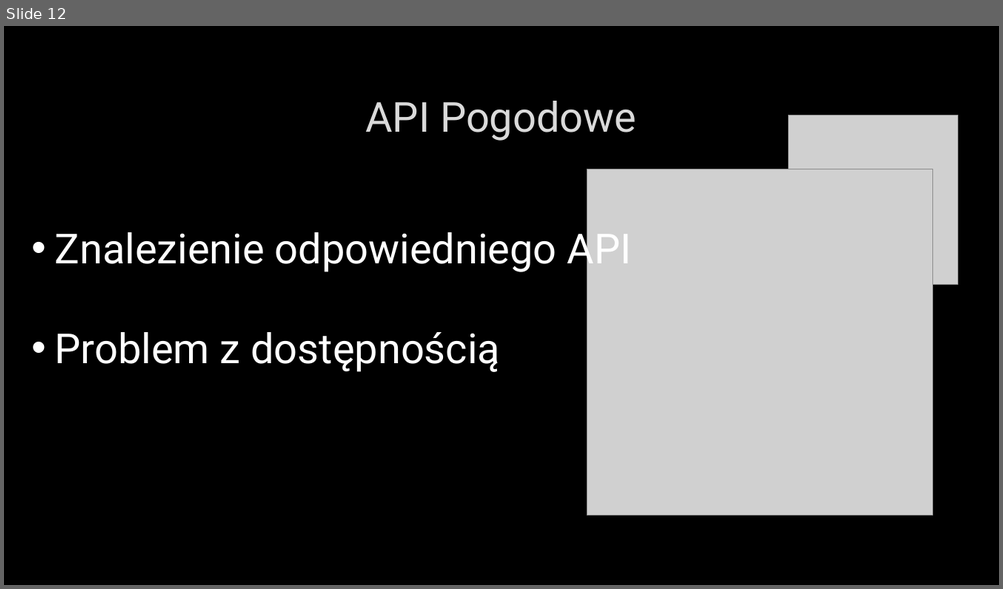
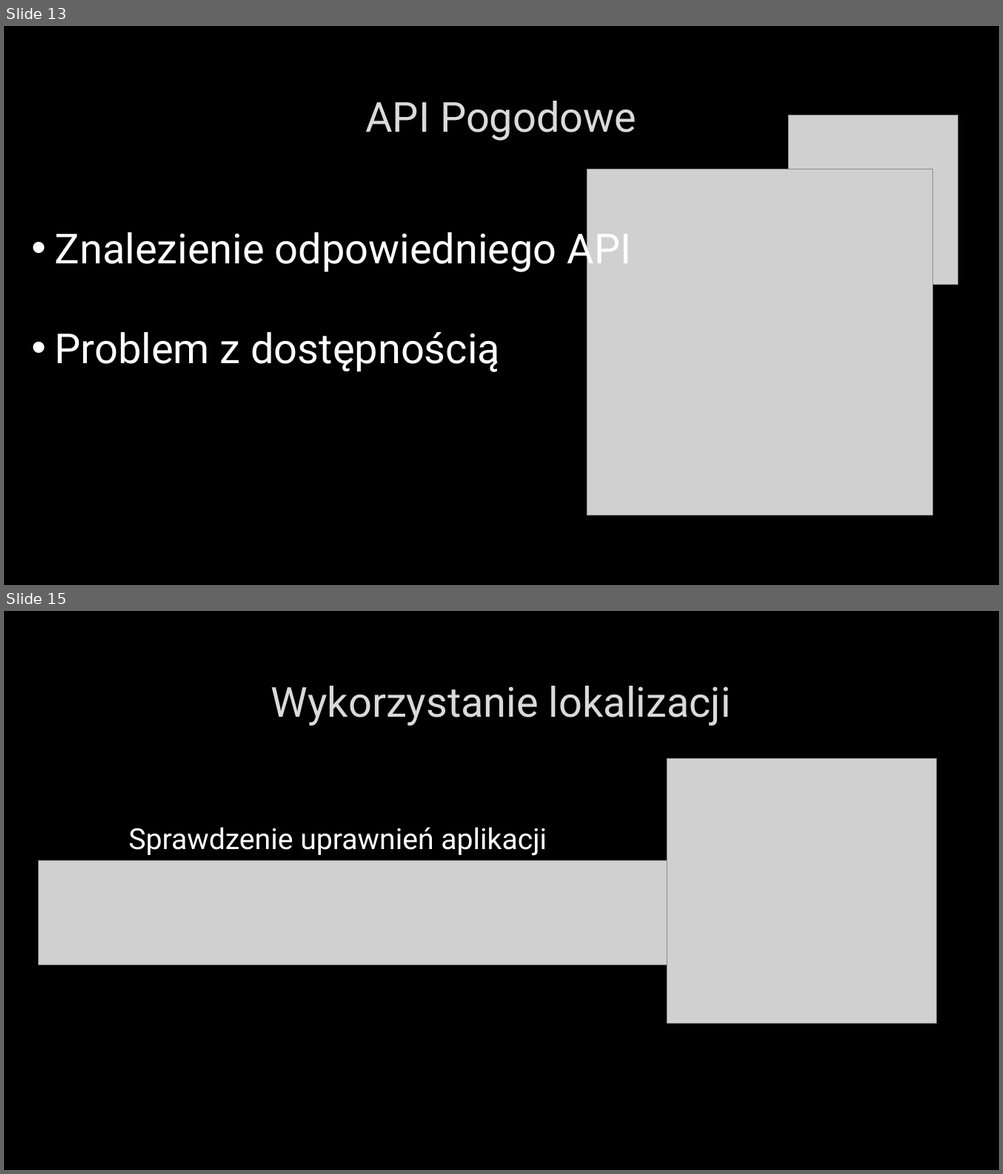
Before and after one commit to Luckownia/WeatherForecastApp, a slide deck: Aplikacja pogodowa na Androida.pptx. Shown one above the other, each under a label of ours: slide 12 before the commit, slides 13 and 15 after it; the slides between them are not shown. The pictures are 1003x589 and 1003x1174 pixels, drawn with LibreOffice and Linux fonts; fonts in the diff are those of the drawing; grey boxes stand for pictures; background and template pictures are left out. Boxes give left, top, right and bottom in pixels: in the first picture for what was removed or moved away, otherwise in the second. Text is boxed around its words. In the diff, an @@ line names an element or a change of style, - is before the commit and + after.

```diff
--- a/Aplikacja pogodowa na Androida.pptx
+++ b/Aplikacja pogodowa na Androida.pptx
@@ slide 15 added at box(4, 611, 999, 1170), background picture (left out) @@
@@ title added at box(271, 686, 731, 726), 40 pt, text #DADADA @@
+Wykorzystanie lokalizacji
@@ picture added at box(667, 759, 936, 1024) @@
@@ text added at box(128, 827, 546, 856), 28 pt, text #FFFFFF @@
+Sprawdzenie uprawnień aplikacji
@@ picture added at box(38, 861, 680, 965) @@
@@ what was slide 12 is now slide 13 @@
```
Also in this commit, not shown: 4 other slides added, 1 other file.
